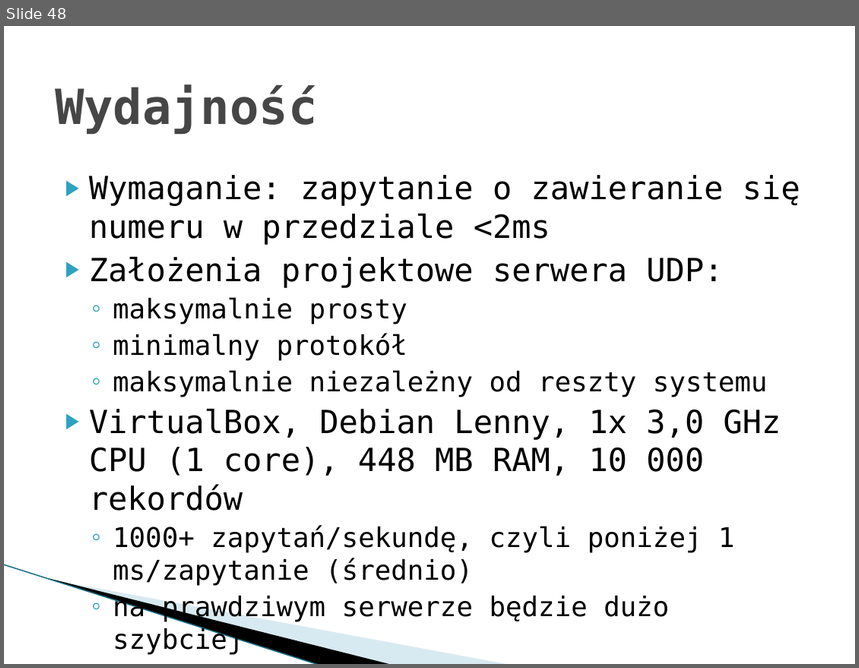
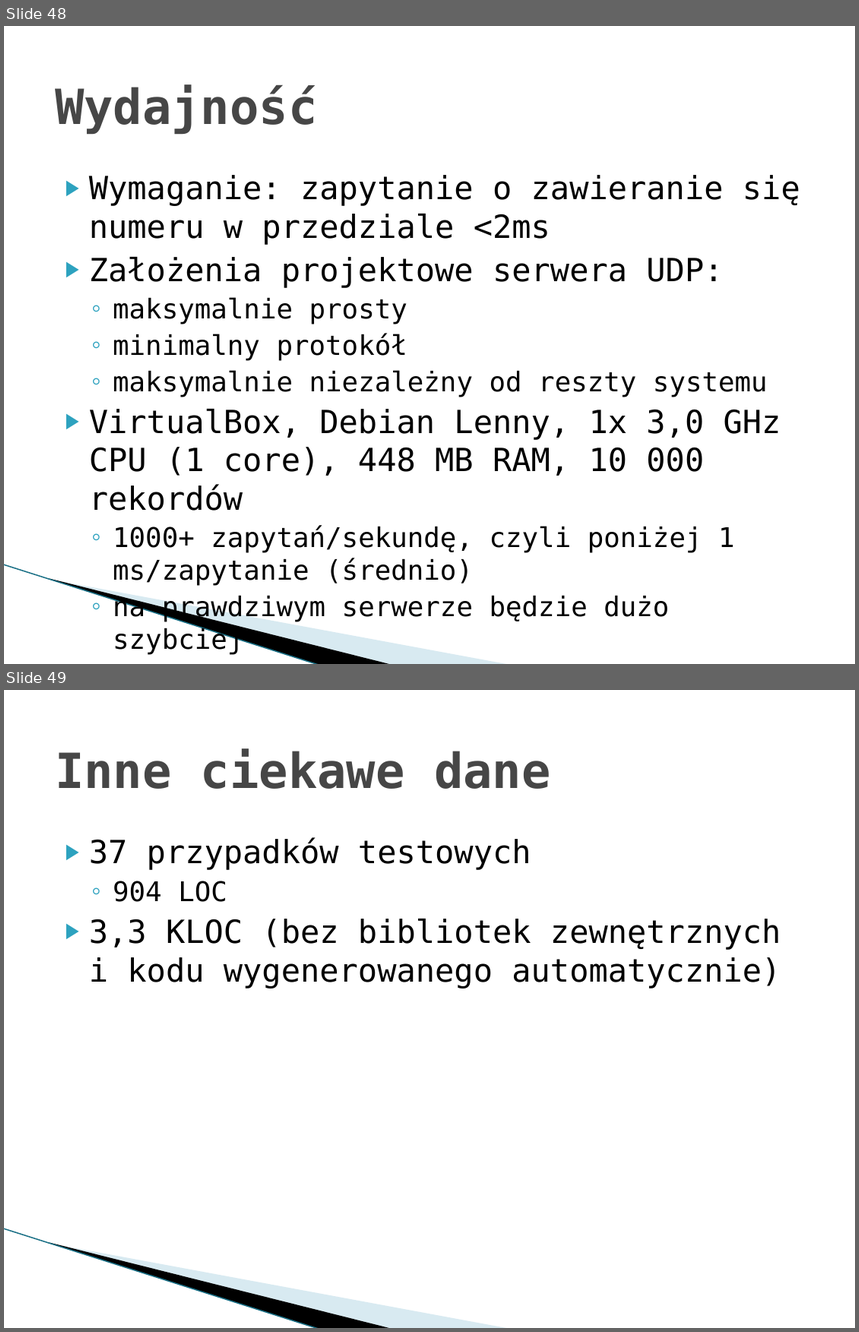
Before and after one commit to imbaczek/numbex, a slide deck: docs/NumbexFinalPresentation.pptx. Shown one above the other, each under a label of ours: slide 48 before the commit, slides 48 and 49 after it. The pictures are 859x668 and 859x1332 pixels, drawn with LibreOffice and Linux fonts; fonts in the diff are those of the drawing; background and template pictures are left out. Boxes give left, top, right and bottom in pixels: in the first picture for what was removed or moved away, otherwise in the second. Text is boxed around its words. In the diff, an @@ line names an element or a change of style, - is before the commit and + after.

```diff
--- a/docs/NumbexFinalPresentation.pptx
+++ b/docs/NumbexFinalPresentation.pptx
@@ slide 49 added at <box>4,690,855,1328</box>, background #FFFFFF; not listed: 3 template elements that a slide beside it also shows @@
@@ title added at <box>55,749,551,789</box>, 41 pt, text #464646, bold @@
+Inne ciekawe dane
@@ text added at <box>89,837,781,989</box>, 27 pt, text #000000 @@
+▶ 37 przypadków testowych
+  ◦ 904 LOC
+▶ 3,3 KLOC (bez bibliotek zewnętrznych i kodu wygenerowanego automatycznie)
```
Also in this commit, not shown: 4 slides changed.
